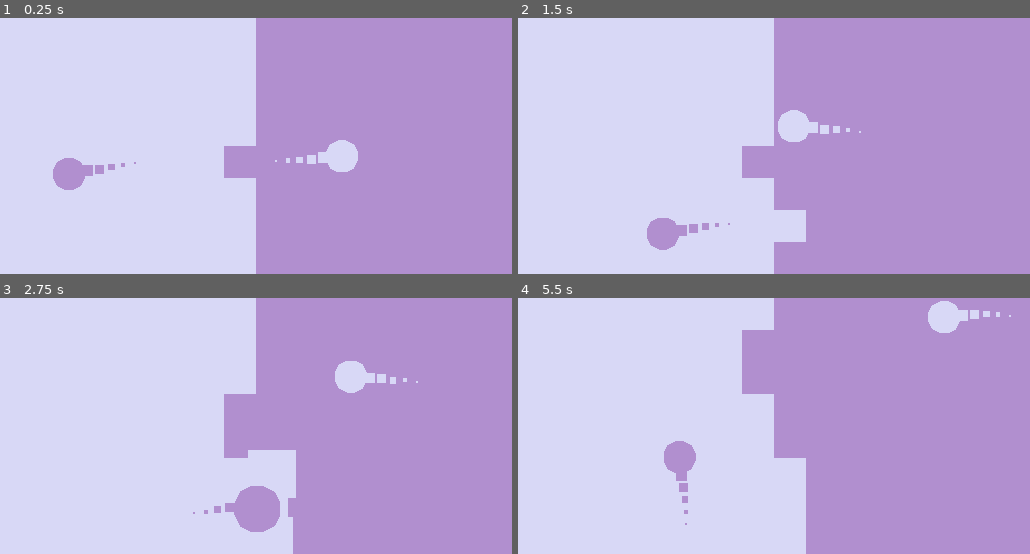
Above: before the commit, frames 1-4 (two rows, left to right).
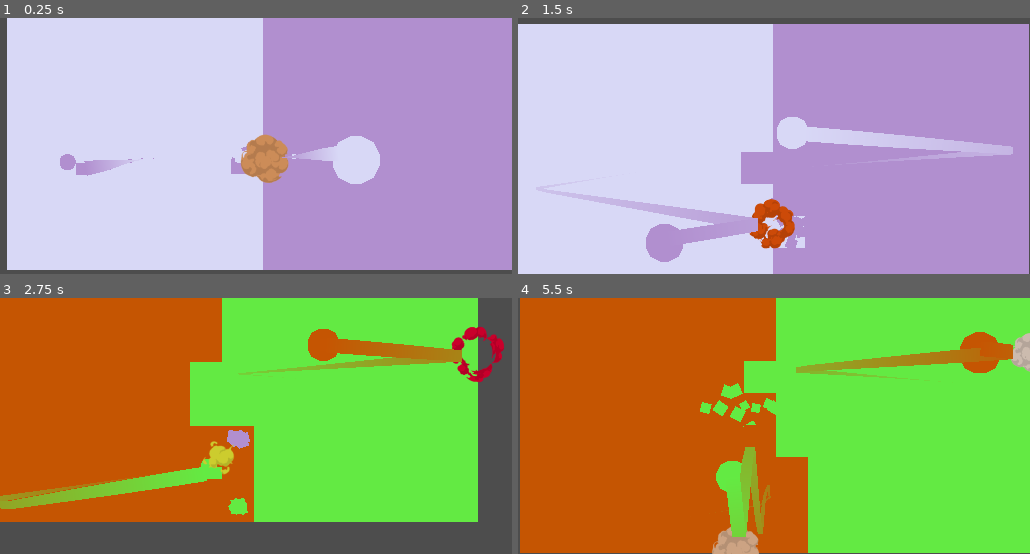
Above: after the commit, the same moments.

Repository: Sawanthi02/Gamedev_Bounce_Shaders
Game: Godot game, scene res://game.tscn
Two runs of this game, one before a commit and one after it. Both use one fixed random seed, a clock stepped at 60 frames per second and the inputs below.
Inputs:
- Up to frame 1 (0.25 s): no input
- Up to frame 2 (1.5 s): no input
- Up to frame 3 (2.75 s): no input
- Up to frame 4 (5.5 s): no input

The runs differ from the first frame. In frame 1, 7.6% of the frame differs, in the area x 0-100%, y 0-100%; in frame 2, 9.2%; in frame 3, 100%; in frame 4, 100%.

Commit message:
Initial commit

Diff:
--- a/ball.gd
+++ b/ball.gd
@@ -1,8 +1,12 @@
 extends CharacterBody2D
 class_name Ball
 
+signal bounced
+
 @onready var cpu_particles_2d: CPUParticles2D = $CPUParticles2D
 @onready var polygon_2d: Polygon2D = $Polygon2D
+@onready var animation_player: AnimationPlayer = $AnimationPlayer
+@onready var explotionparticle: GPUParticles2D = $Explotionparticle
 
 
 @export var is_ball_one := false
@@ -23,11 +27,12 @@
 	velocity.x = -speed
 	velocity.y = randi_range(-15, 15) # randomize that starting velocity a bit.
 
-	# Set the correct colours
+
+
+func _physics_process(delta: float) -> void:
 	polygon_2d.color = colour_ball_one if is_ball_one else colour_ball_two
 	cpu_particles_2d.color = colour_ball_one if is_ball_one else colour_ball_two
 
-func _physics_process(delta: float) -> void:
 	# Set the direction for the particles effect
 	cpu_particles_2d.direction = -velocity.normalized()
 
@@ -36,16 +41,16 @@
 	if collision:
 		# Bounce the velocity to the ball collides
 		velocity = velocity.bounce(collision.get_normal())
+		animation_player.play("Bounce")
+
+		explotionparticle.global_position = collision.get_position()
+		explotionparticle.restart()
 
 		# If the collision is with a tile, toggle it
 		if collision.get_collider() is Tile:
 			collision.get_collider().toggle(self)
 			cpu_particles_2d.emitting = true
-
-		# Some juicyness
-		var tween = get_tree().create_tween()
-		tween.tween_property(polygon_2d, 'scale', Vector2(1.5, 1.5), .05)
-		tween.chain().tween_property(polygon_2d, 'scale', Vector2.ONE, .05)
+			bounced.emit()
 
 
 func _get_collision_layer() -> int:
--- a/ball.tscn
+++ b/ball.tscn
@@ -1,28 +1,105 @@
-[gd_scene load_steps=4 format=3 uid="uid://dy6iv0x8udb1v"]
+[gd_scene load_steps=15 format=3 uid="uid://dy6iv0x8udb1v"]
 
 [ext_resource type="Script" path="res://ball.gd" id="1_b2blh"]
+[ext_resource type="Script" path="res://trail.gd" id="2_5dpts"]
+[ext_resource type="Texture2D" uid="uid://d37m7oxcedb2d" path="res://explosion_fx_mugen_sprite_sheet_nzc__by_boltanim_dgvhhh6-fullview.png" id="3_g6fdb"]
 
 [sub_resource type="CircleShape2D" id="CircleShape2D_rw2ro"]
 radius = 4.0
+
+[sub_resource type="Curve" id="Curve_ofh6y"]
+_data = [Vector2(0, 0), 0.0, 0.0, 0, 0, Vector2(1, 0.36803), 0.0, 0.0, 0, 0]
+point_count = 2
+
+[sub_resource type="Gradient" id="Gradient_yvo0y"]
+colors = PackedColorArray(1, 1, 1, 0.666667, 1, 1, 1, 1)
 
 [sub_resource type="Curve" id="Curve_vxm1a"]
 _data = [Vector2(0, 1), 0.0, 0.0, 0, 0, Vector2(1, 0), 0.0, 0.0, 0, 0]
 point_count = 2
 
+[sub_resource type="CanvasItemMaterial" id="CanvasItemMaterial_7wpc6"]
+particles_animation = true
+particles_anim_h_frames = 4
+particles_anim_v_frames = 2
+particles_anim_loop = false
+
+[sub_resource type="Gradient" id="Gradient_2f3bb"]
+offsets = PackedFloat32Array(0, 0.215686, 0.45098, 0.696078, 1)
+colors = PackedColorArray(1, 1, 0, 1, 1, 1, 1, 1, 1, 0.45098, 0, 1, 1, 0, 0.219608, 1, 0, 0, 0, 1)
+
+[sub_resource type="GradientTexture1D" id="GradientTexture1D_yxhgo"]
+gradient = SubResource("Gradient_2f3bb")
+
+[sub_resource type="ParticleProcessMaterial" id="ParticleProcessMaterial_j22w2"]
+angle_min = 1.07288e-05
+angle_max = 360.0
+gravity = Vector3(0, 0, 0)
+scale_min = 0.1
+scale_max = 0.2
+color_ramp = SubResource("GradientTexture1D_yxhgo")
+anim_speed_min = 1.0
+anim_speed_max = 1.0
+
+[sub_resource type="Animation" id="Animation_ovc81"]
+resource_name = "Bounce"
+length = 0.5
+tracks/0/type = "value"
+tracks/0/imported = false
+tracks/0/enabled = true
+tracks/0/path = NodePath("Polygon2D:scale")
+tracks/0/interp = 1
+tracks/0/loop_wrap = true
+tracks/0/keys = {
+"times": PackedFloat32Array(0, 0.2, 0.4),
+"transitions": PackedFloat32Array(-2, -2, -2),
+"update": 0,
+"values": [Vector2(0.5, 0.5), Vector2(1.5, 1.5), Vector2(1, 1)]
+}
+
+[sub_resource type="Animation" id="Animation_snius"]
+length = 0.001
+tracks/0/type = "value"
+tracks/0/imported = false
+tracks/0/enabled = true
+tracks/0/path = NodePath("Polygon2D:scale")
+tracks/0/interp = 1
+tracks/0/loop_wrap = true
+tracks/0/keys = {
+"times": PackedFloat32Array(0),
+"transitions": PackedFloat32Array(1),
+"update": 0,
+"values": [Vector2(0.5, 0.5)]
+}
+
+[sub_resource type="AnimationLibrary" id="AnimationLibrary_p4gui"]
+_data = {
+"Bounce": SubResource("Animation_ovc81"),
+"RESET": SubResource("Animation_snius")
+}
+
 [node name="Ball" type="CharacterBody2D"]
-position = Vector2(-4, -4)
 collision_layer = 2
 collision_mask = 13
 motion_mode = 1
 script = ExtResource("1_b2blh")
 
 [node name="Polygon2D" type="Polygon2D" parent="."]
+position = Vector2(-1.19209e-07, -2.38419e-07)
+scale = Vector2(0.5, 0.5)
 color = Color(1, 1, 0, 1)
 polygon = PackedVector2Array(1, 1, 3, 0, 5, 0, 7, 1, 8, 3, 8, 4, 8, 5, 7, 7, 5, 8, 4, 8, 3, 8, 1, 7, 0, 5, 0, 4, 0, 3)
 
 [node name="CollisionShape2D" type="CollisionShape2D" parent="."]
 position = Vector2(4, 4)
 shape = SubResource("CircleShape2D_rw2ro")
+
+[node name="Trail" type="Line2D" parent="CollisionShape2D"]
+position = Vector2(-4, -4)
+points = PackedVector2Array(4, 4, 4, 4)
+width_curve = SubResource("Curve_ofh6y")
+gradient = SubResource("Gradient_yvo0y")
+script = ExtResource("2_5dpts")
 
 [node name="CPUParticles2D" type="CPUParticles2D" parent="."]
 position = Vector2(4, 4)
@@ -34,3 +111,17 @@
 scale_amount_min = 3.0
 scale_amount_max = 3.0
 scale_amount_curve = SubResource("Curve_vxm1a")
+
+[node name="Explotionparticle" type="GPUParticles2D" parent="."]
+material = SubResource("CanvasItemMaterial_7wpc6")
+emitting = false
+amount = 1
+process_material = SubResource("ParticleProcessMaterial_j22w2")
+texture = ExtResource("3_g6fdb")
+one_shot = true
+speed_scale = 1.5
+
+[node name="AnimationPlayer" type="AnimationPlayer" parent="."]
+libraries = {
+"": SubResource("AnimationLibrary_p4gui")
+}
--- /dev/null
+++ b/camera_2d.gd
@@ -0,0 +1,19 @@
+extends Camera2D
+class_name shake_camera
+
+var random = RandomNumberGenerator.new()
+
+static var strength: float = 0.0
+
+# Called when the node enters the scene tree for the first time.
+static func shaking():
+	strength = 10.0
+
+func randomOffset() -> Vector2:
+	return Vector2(random.randf_range(-strength, strength), random.randf_range(-strength, strength))
+
+func _process(delta: float) -> void:
+	if strength > 0:
+		strength = lerpf(strength, 0, 5.0 * delta)
+
+		offset = randomOffset()
--- /dev/null
+++ b/game.gd
@@ -0,0 +1,45 @@
+extends Node2D
+
+var total_bounce : int = 1
+@onready var ball_1: Ball = %Ball1
+@onready var ball_2: Ball = %Ball2
+@onready var tiles: Node2D = $Tiles
+@onready var camera_2d: shake_camera = $Camera2D
+@onready var timer: Timer = $Timer
+
+@export var bounce_minimum : int = 5
+
+func _on_ball_2_bounced() -> void:
+	bounce_counter()
+
+
+func _on_ball_1_bounced() -> void:
+	bounce_counter()
+
+
+func bounce_counter():
+	shake_camera.shaking()
+
+	total_bounce = total_bounce + 1
+	if (total_bounce % bounce_minimum == 0):
+		var new_color_1 = Color(randf(), randf(), randf())
+		var new_color_2 = Color(randf(), randf(), randf())
+
+		ball_1.colour_ball_one = new_color_1
+		ball_1.colour_ball_two = new_color_2
+
+		ball_2.colour_ball_one = new_color_1
+		ball_2.colour_ball_two = new_color_2
+
+		Engine.time_scale = 0.3
+		reload_board_color()
+		timer.start()
+
+
+func reload_board_color():
+	for tile in tiles.get_children():
+		tile.set_color()
+
+
+func _on_timer_timeout() -> void:
+	Engine.time_scale = 1.0
--- a/game.tscn
+++ b/game.tscn
@@ -1,7 +1,9 @@
-[gd_scene load_steps=5 format=3 uid="uid://d2uopcpeaxl8o"]
-
+[gd_scene load_steps=7 format=3 uid="uid://d2uopcpeaxl8o"]
+
+[ext_resource type="Script" path="res://game.gd" id="1_m0ohu"]
 [ext_resource type="PackedScene" uid="uid://dy6iv0x8udb1v" path="res://ball.tscn" id="2_u88ny"]
 [ext_resource type="PackedScene" uid="uid://8u50fc06u2ye" path="res://tile.tscn" id="3_twn5j"]
+[ext_resource type="Script" path="res://camera_2d.gd" id="4_s4rw1"]
 
 [sub_resource type="RectangleShape2D" id="RectangleShape2D_ar8xm"]
 size = Vector2(160, 16)
@@ -10,24 +12,25 @@
 size = Vector2(16, 96)
 
 [node name="Game" type="Node2D"]
+script = ExtResource("1_m0ohu")
 
 [node name="Boundaries" type="StaticBody2D" parent="."]
 collision_layer = 4
 collision_mask = 0
 
-[node name="CollisionShape2D" type="CollisionShape2D" parent="Boundaries"]
+[node name="CollisionShapeTop" type="CollisionShape2D" parent="Boundaries"]
 position = Vector2(64, -8)
 shape = SubResource("RectangleShape2D_ar8xm")
 
-[node name="CollisionShape2D2" type="CollisionShape2D" parent="Boundaries"]
+[node name="CollisionShapeBottom" type="CollisionShape2D" parent="Boundaries"]
 position = Vector2(64, 72)
 shape = SubResource("RectangleShape2D_ar8xm")
 
-[node name="CollisionShape2D3" type="CollisionShape2D" parent="Boundaries"]
+[node name="CollisionShapeLeft" type="CollisionShape2D" parent="Boundaries"]
 position = Vector2(-8, 32)
 shape = SubResource("RectangleShape2D_6j2en")
 
-[node name="CollisionShape2D4" type="CollisionShape2D" parent="Boundaries"]
+[node name="CollisionShapeRight" type="CollisionShape2D" parent="Boundaries"]
 position = Vector2(136, 32)
 shape = SubResource("RectangleShape2D_6j2en")
 
@@ -687,12 +690,23 @@
 
 [node name="Ball2" parent="." instance=ExtResource("2_u88ny")]
 unique_name_in_owner = true
-position = Vector2(0, 0)
 collision_layer = 32
 collision_mask = 20
 
 [node name="Polygon2D" parent="Ball2" index="0"]
 color = Color(0, 0, 1, 1)
 
+[node name="Camera2D" type="Camera2D" parent="."]
+position = Vector2(64, 32)
+script = ExtResource("4_s4rw1")
+
+[node name="Timer" type="Timer" parent="."]
+wait_time = 0.7
+one_shot = true
+
+[connection signal="bounced" from="Ball1" to="." method="_on_ball_1_bounced"]
+[connection signal="bounced" from="Ball2" to="." method="_on_ball_2_bounced"]
+[connection signal="timeout" from="Timer" to="." method="_on_timer_timeout"]
+
 [editable path="Ball1"]
 [editable path="Ball2"]
--- a/project.godot
+++ b/project.godot
@@ -23,6 +23,10 @@
 window/size/window_height_override=256
 window/stretch/mode="canvas_items"
 
+[dotnet]
+
+project/assembly_name="bouncy"
+
 [layer_names]
 
 2d_physics/layer_1="paddle"
@@ -36,3 +40,4 @@
 
 renderer/rendering_method="gl_compatibility"
 renderer/rendering_method.mobile="gl_compatibility"
+textures/vram_compression/import_etc2_astc=true
--- a/tile.gd
+++ b/tile.gd
@@ -2,12 +2,13 @@
 class_name Tile
 
 @onready var polygon_2d: Polygon2D = $Polygon2D
-
+@onready var cpu_particles_2d: CPUParticles2D = $CPUParticles2D
 
 @export var ball: Ball
 
 func _ready() -> void:
 	set_color()
+
 
 func toggle(collided_ball: Ball) -> void:
 	ball = collided_ball
@@ -16,12 +17,8 @@
 	collision_layer = ball._get_collision_layer()
 
 	# Switch colour
+	explode(polygon_2d.color)
 	set_color()
-
-	# Some juicyness
-	var tween = get_tree().create_tween()
-	tween.tween_property(polygon_2d, 'scale', Vector2(2.0, 2.0), .1)
-	tween.chain().tween_property(polygon_2d, 'scale', Vector2.ONE, .1)
 
 
 func set_color() -> void:
@@ -30,3 +27,8 @@
 		polygon_2d.color = ball.colour_ball_two
 	else:
 		polygon_2d.color = ball.colour_ball_one
+
+func explode(color : Color):
+	cpu_particles_2d.color = color;
+	cpu_particles_2d.restart()
+	cpu_particles_2d.emitting = true
--- a/tile.tscn
+++ b/tile.tscn
@@ -18,3 +18,19 @@
 [node name="CollisionShape2D" type="CollisionShape2D" parent="."]
 position = Vector2(4, 4)
 shape = SubResource("RectangleShape2D_6rn0g")
+
+[node name="CPUParticles2D" type="CPUParticles2D" parent="."]
+position = Vector2(4, 4)
+emitting = false
+amount = 16
+one_shot = true
+explosiveness = 1.0
+emission_shape = 3
+emission_rect_extents = Vector2(1, 1)
+direction = Vector2(0, -1)
+gravity = Vector2(0, 100)
+initial_velocity_min = 10.0
+initial_velocity_max = 40.0
+angle_max = 180.0
+scale_amount_min = 2.0
+scale_amount_max = 3.0
--- /dev/null
+++ b/trail.gd
@@ -0,0 +1,51 @@
+extends Line2D
+@onready var ball: Ball = $"../.."
+@onready var ball_collision: CollisionShape2D = $".."
+
+@export var lifetime : float = 1.5
+@export var resolution : float = 3.0
+
+var last_point = Vector2.ZERO
+var Point_times := []
+var clock := 0.0
+
+# Called when the node enters the scene tree for the first time.
+func _ready() -> void:
+	clear_points()
+	set_as_top_level(true)
+	set_color()
+
+# Called every frame. 'delta' is the elapsed time since the previous frame.
+func _process(delta: float) -> void:
+	clock += delta
+	set_color()
+	remove_old_points()
+
+	var desired_point := to_local(ball_collision.global_position)
+	var distance := last_point.distance_to(desired_point)
+
+	if distance > resolution:
+		add_point(desired_point)
+		Point_times.append(clock)
+		last_point = desired_point
+
+func remove_old_points():
+	for creation_time in Point_times:
+		var delta = clock - creation_time
+		if delta > lifetime:
+			remove_first_point()
+
+func remove_first_point():
+	if get_point_count() > 1:
+		remove_point(0)
+		Point_times.pop_front()
+
+
+func set_color():
+	var ball_gradient := Gradient.new()
+	if !ball.is_ball_one:
+		ball_gradient.colors = [ball.colour_ball_one, ball.colour_ball_two]
+	else:
+		ball_gradient.colors = [ball.colour_ball_two, ball.colour_ball_one]
+
+	self.gradient = ball_gradient
Binary file added: explosion_fx_mugen_sprite_sheet_nzc__by_boltanim_dgvhhh6-fullview.png
Not shown, added: explosion_fx_mugen_sprite_sheet_nzc__by_boltanim_dgvhhh6-fullview.png.import
